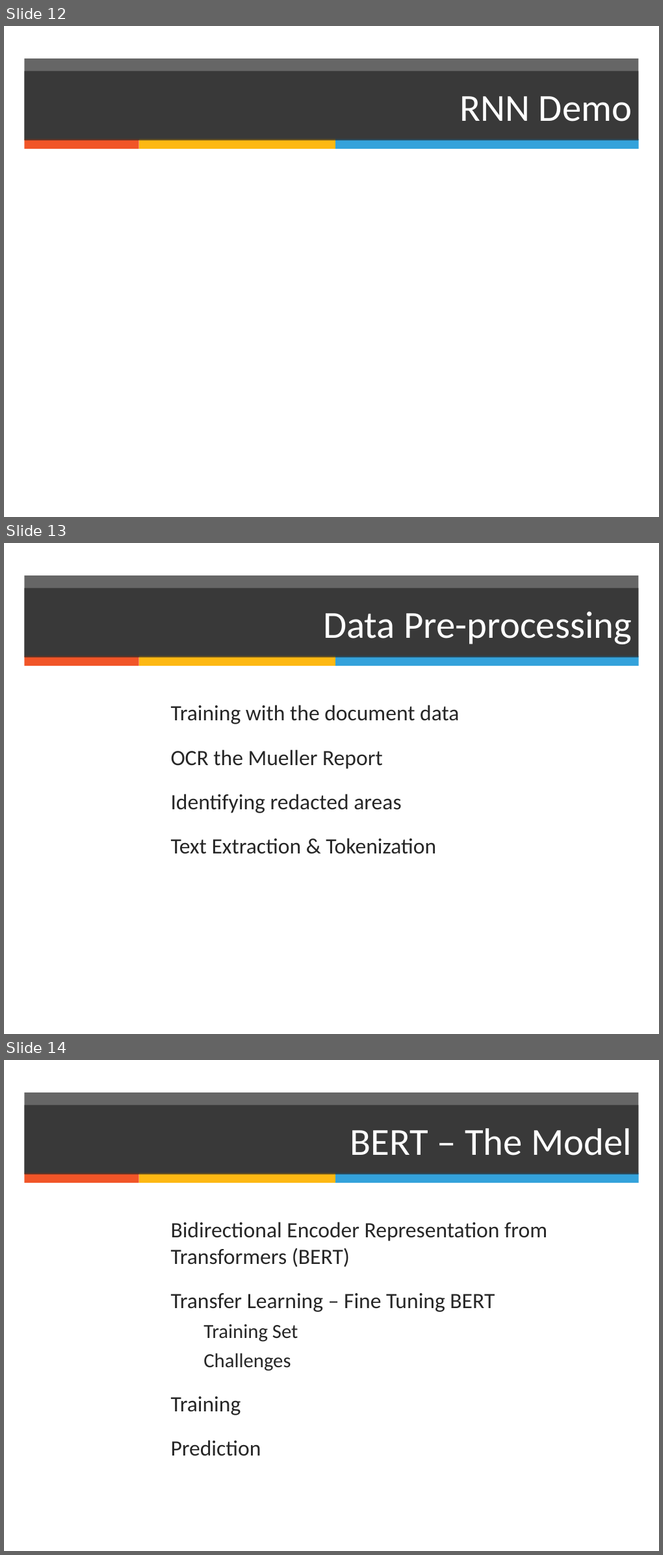
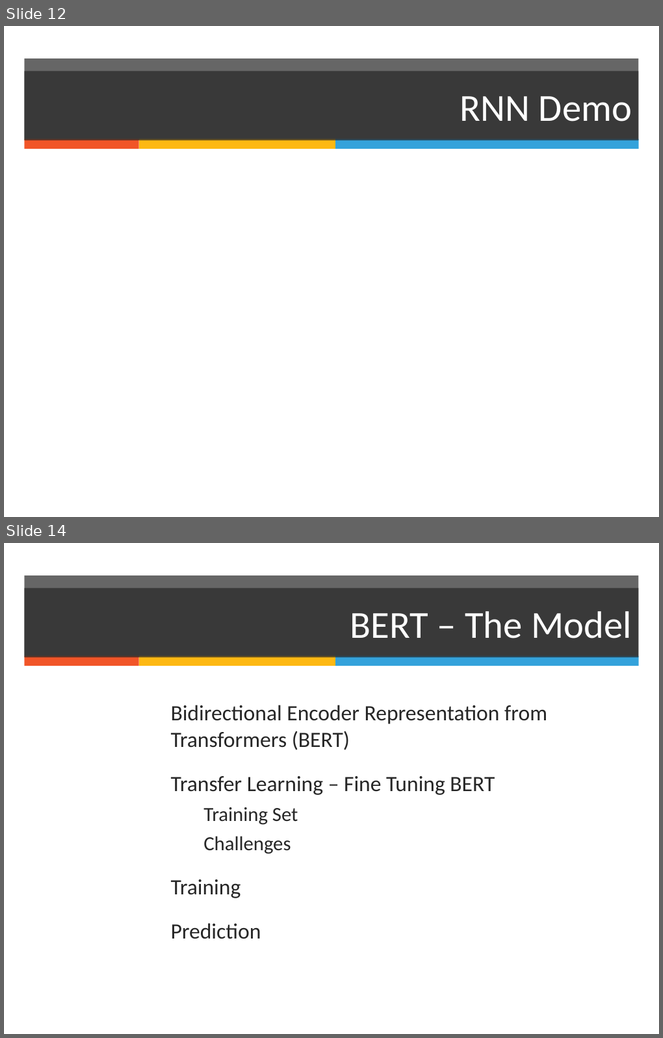
Before and after one commit to manceps/tfw, a slide deck: slides/talk-portland-python-user-group-05-30-manceps-branding.odp. Shown one above the other, each under a label of ours: slides 12, 13 and 14 before the commit, slides 12 and 14 after it; the slides between them are not shown. The pictures are 663x1555 and 663x1038 pixels, drawn with LibreOffice and Linux fonts; fonts in the diff are those of the drawing; background and template pictures are left out. Boxes give left, top, right and bottom in pixels: in the first picture for what was removed or moved away, otherwise in the second. Text is boxed around its words. In the diff, an @@ line names an element or a change of style, - is before the commit and + after.

```diff
--- a/slides/talk-portland-python-user-group-05-30-manceps-branding.odp
+++ b/slides/talk-portland-python-user-group-05-30-manceps-branding.odp
@@ slide 13 removed at (x1=4, y1=543, x2=659, y2=1034), background #FFFFFF; not listed: 4 template elements that a slide beside it also shows @@
@@ title removed at (x1=24, y1=589, x2=639, y2=657) @@
-Data Pre-processing
@@ text removed at (x1=171, y1=705, x2=459, y2=854) @@
-Training with the document data
-OCR the Mueller Report
-Identifying redacted areas
-Text Extraction & Tokenization
```
Also in this commit, not shown: 3 slides changed, 2 slides added, 1 other slide removed, 51 other files.
